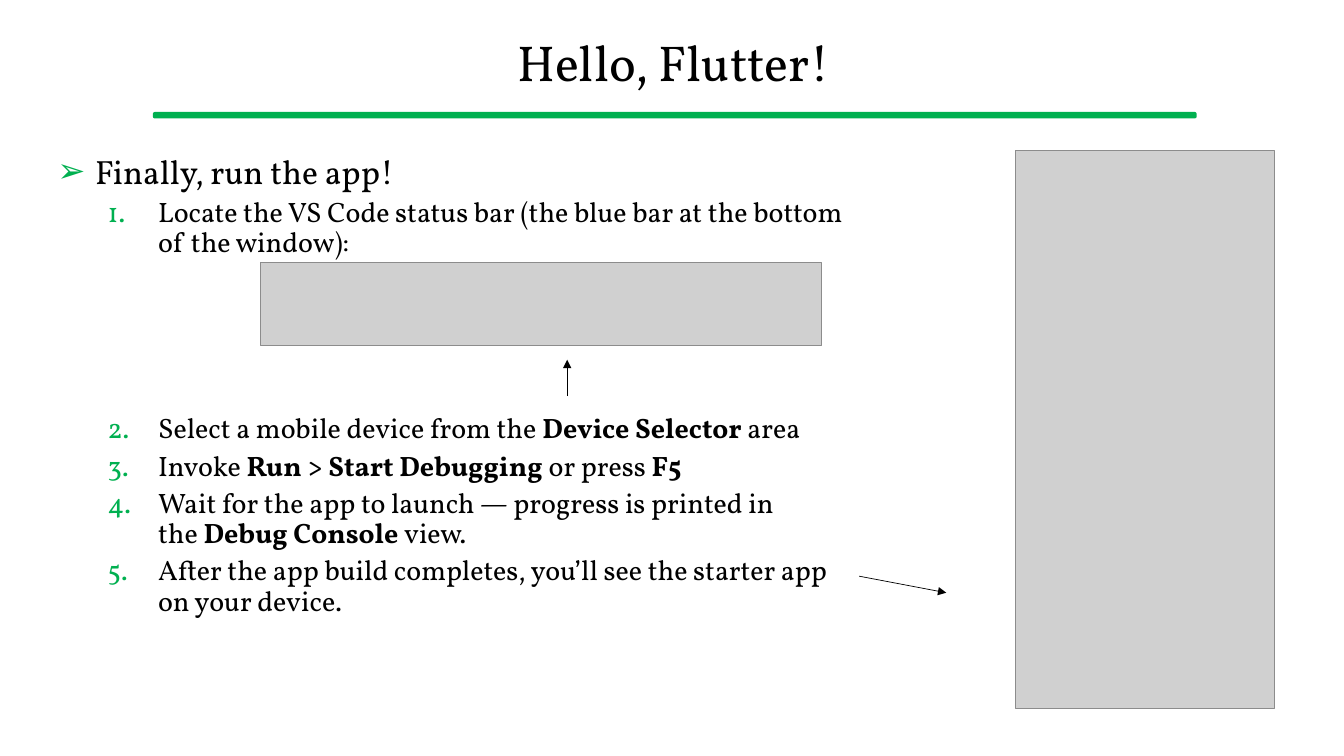
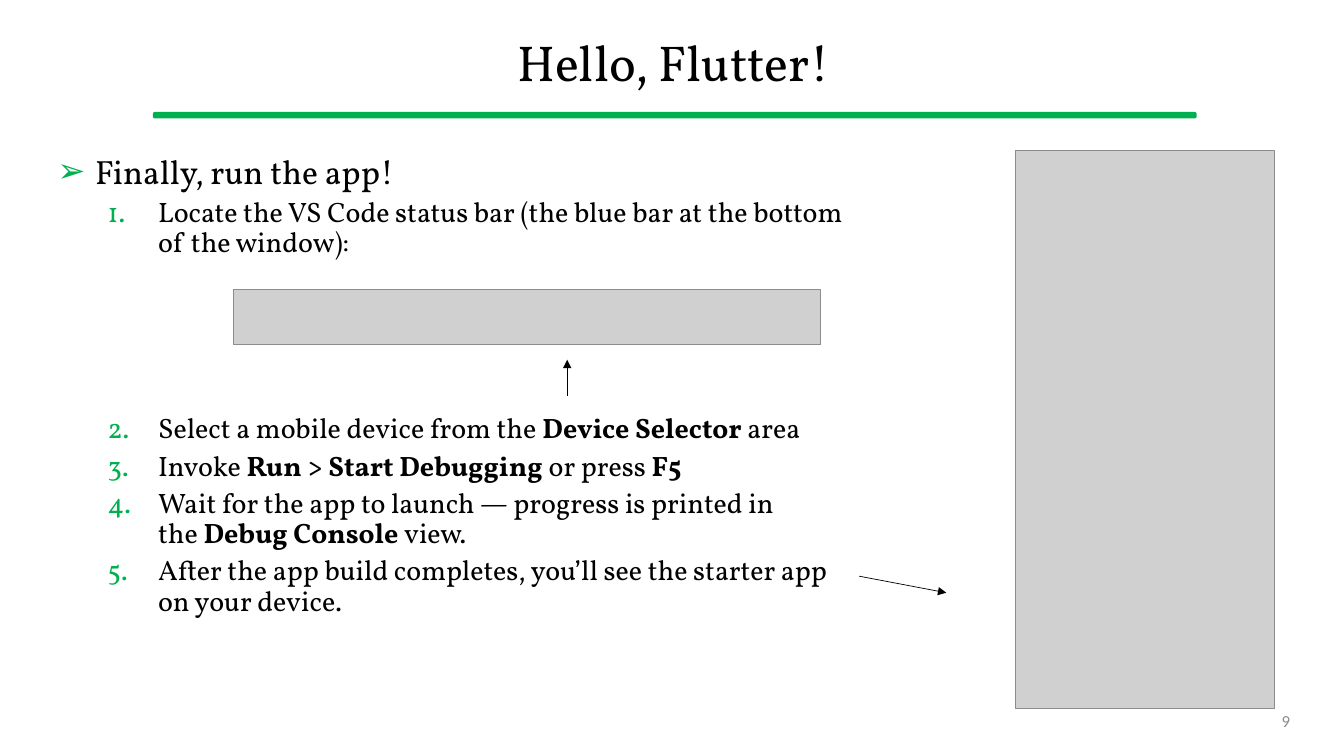
Before and after one commit to gcappon/bwthw, a slide deck: slide 9 of lab_04-hello-flutter/lab_04-hello_flutter.pptx. Drawn at 1344x756 pixels with LibreOffice and Linux fonts; fonts in the diff are those of the drawing; grey boxes stand for pictures. Boxes give left, top, right and bottom in pixels: in the first picture for what was removed or moved away, otherwise in the second. Text is boxed around its words. In the diff, an @@ line names an element or a change of style, - is before the commit and + after.

```diff
--- a/lab_04-hello-flutter/lab_04-hello_flutter.pptx
+++ b/lab_04-hello-flutter/lab_04-hello_flutter.pptx
@@ picture: place and size @@
-picture at (260, 263, 822, 346)
+picture at (234, 290, 821, 345)
@@ page number added at (1282, 716, 1290, 727), 12 pt, text #8C8C8C @@
+9
```
Also in this commit, not shown: 50 other slides changed, 1 other file.
